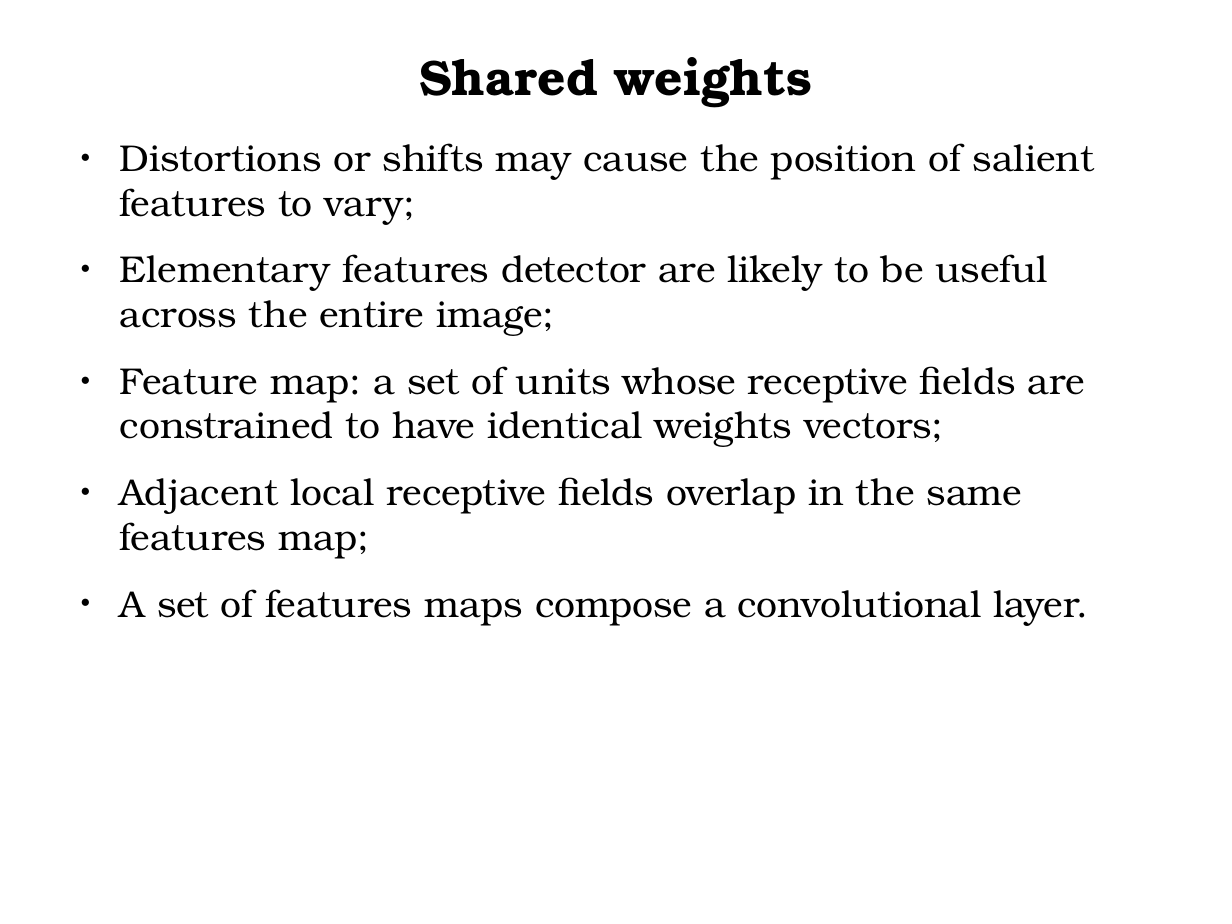
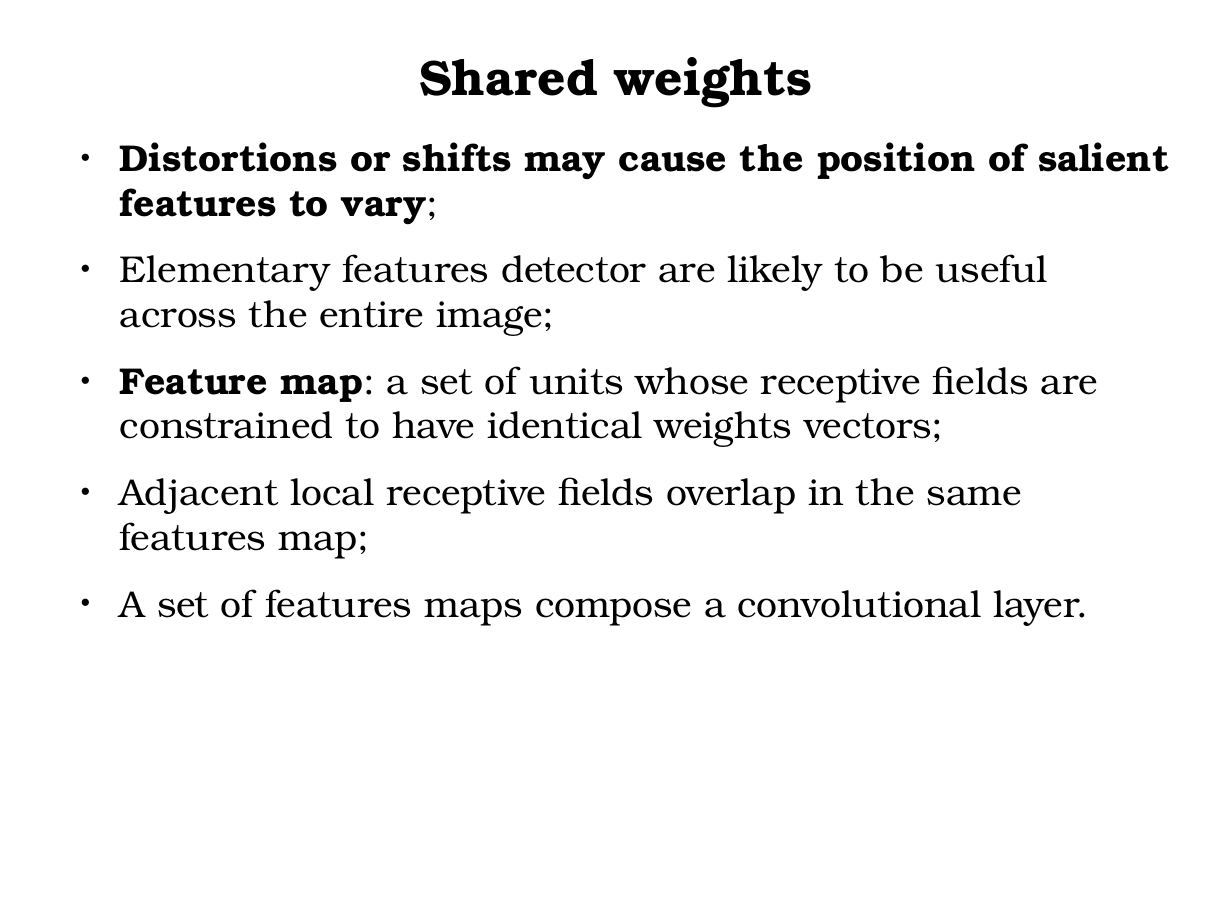
Before and after one commit to alessandroferrari/Deep-learning-An-Historical-perspective-slides, a slide deck: slide 17 of presentazione_deeplearning.odp. Drawn at 1232x924 pixels with LibreOffice and Linux fonts; fonts in the diff are those of the drawing. Boxes give left, top, right and bottom in pixels: in the first picture for what was removed or moved away, otherwise in the second. Text is boxed around its words. In the diff, an @@ line names an element or a change of style, - is before the commit and + after.

```diff
--- a/presentazione_deeplearning.odp
+++ b/presentazione_deeplearning.odp
@@ text at [120, 142, 1169, 447]: bold on in "Distortions or shifts may cause the position ...", "Feature map:" @@
```
Also in this commit, not shown: 5 other slides changed, 1 other file.
